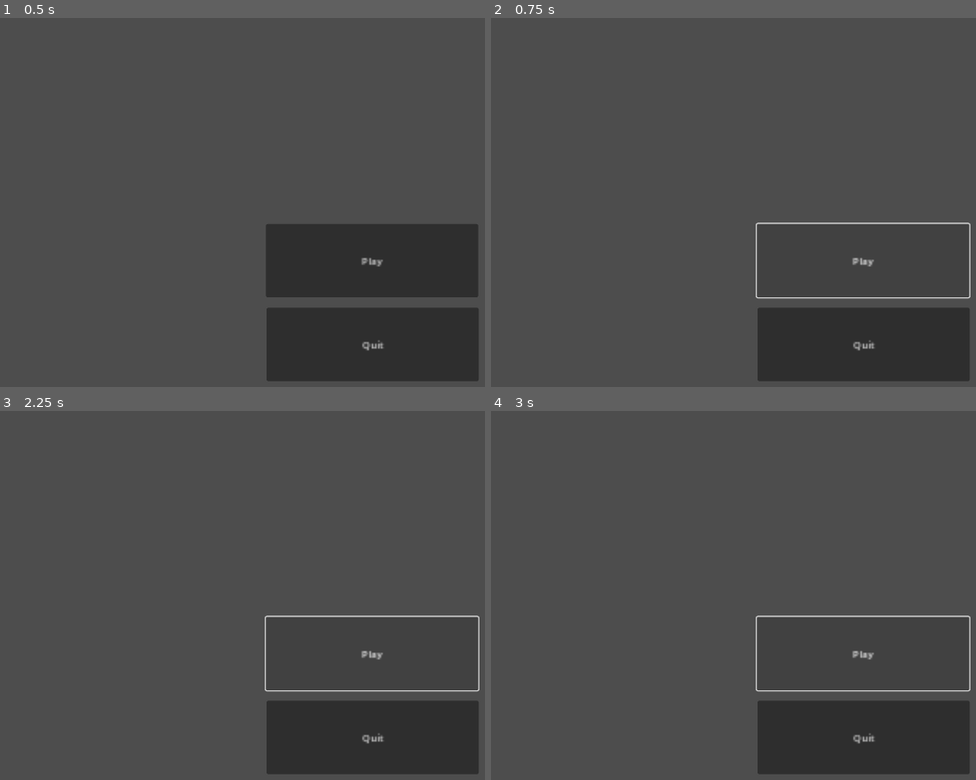
Above: before the commit, frames 1-4 (two rows, left to right).
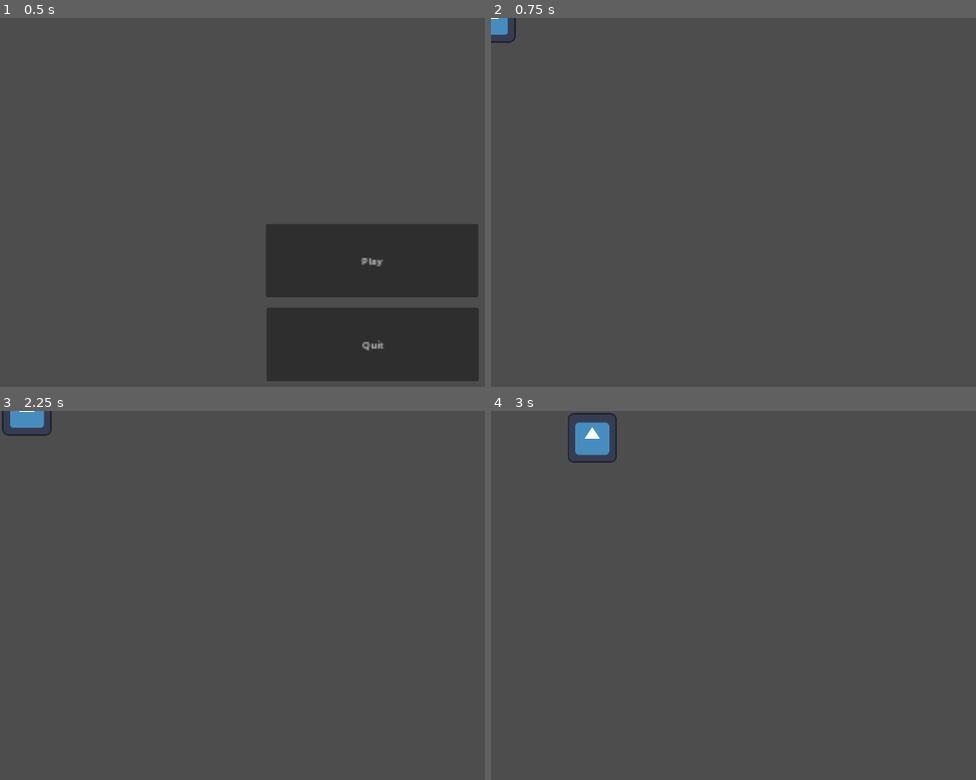
Above: after the commit, the same moments.

Repository: HuskyGameDev/2024s-team8
Game: Godot game, scene res://Scenes/main.tscn
Same seed, same stepped clock (60 frames per second), same inputs: the game is played once before the commit and once after it. The engine's default icon, where the game draws it, is replaced by a stand-in: a white triangle on a blue panel in a dark square.
Inputs (mouse positions are in pixels of both pictures, inside the frame that each line leads up to):
- Up to frame 1 (0.5 s): no input
- Up to frame 2 (0.75 s): click "Play" at 0.5 s
- Up to frame 3 (2.25 s): click (373, 654) at 1.25 s, where only the run before the commit has a clickable "Play"; tap Enter at 2 s; hold D (RIGHT) from 2.03 s (still down); hold F (INTERACT) from 2.03 s (still down)
- Up to frame 4 (3 s): release D (RIGHT) at 2.78 s; release F (INTERACT) at 2.78 s; hold S (DOWN) from 2.78 s (still down); tap F (INTERACT) at 2.85 s

Frame 1 is identical in both runs. In frame 2, 9.3% of the frame differs, in the area x 0-99%, y 0-99%; in frame 3, 9.6%; in frame 4, 10%, in the area x 15-99%, y 0-99%.

Commit message:
Implemented Pause Menu [Iteration 1]
I have implemented a pause menu for the game.
- Press [ESC] to open
- Press [ESC] when it's open to close it
- Press Resume to close it
- Press Quit to close the game

Character no longer reads movement inputs while pause menu is up, and begins reading it again once the menu is closed.

[A rough merge occurred due to missing several pulls, possible issues may come up later, but I believed I fixed the conflicts.]

Diff:
--- a/Button.gd
+++ b/Button.gd
@@ -1,11 +1,9 @@
 extends Button
-
 
 # Called when the node enters the scene tree for the first time.
 func _ready():
 	pass # Replace with function body.
 
-
 # Called every frame. 'delta' is the elapsed time since the previous frame.
-func _process(delta):
+func _process(_delta):
 	pass
--- a/Inventory/Interaction/InteractionArea.gd
+++ b/Inventory/Interaction/InteractionArea.gd
@@ -8,11 +8,11 @@
 
 
 
-func _on_body_entered(body):
+func _on_body_entered(_body):
 	InteractionManager.register_area(self)
 	pass # Replace with function body.
 
 
-func _on_body_exited(body):
+func _on_body_exited(_body):
 	InteractionManager.unregister_area(self)
 	pass # Replace with function body.
--- a/Inventory/Interaction/InteractionManager.gd
+++ b/Inventory/Interaction/InteractionManager.gd
@@ -19,7 +19,7 @@
 		active_areas.remove_at(index)
 
 
-func _process(delta):
+func _process(_delta):
 	if active_areas.size() > 0 && can_interact:
 		active_areas.sort_custom(_sort_by_distance_to_player)
 		label.text = base_text + active_areas[0].action_name
--- a/Scenes/hallway_1.tscn
+++ b/Scenes/hallway_1.tscn
@@ -1,3 +1,7 @@
-[gd_scene format=3 uid="uid://cqdd60m4t5g3o"]
+[gd_scene load_steps=2 format=3 uid="uid://cqdd60m4t5g3o"]
+
+[ext_resource type="PackedScene" uid="uid://ckvleqm7iw707" path="res://Scenes/player.tscn" id="1_0xuvl"]
 
 [node name="Hallway_1" type="Node2D"]
+
+[node name="Player" parent="." instance=ExtResource("1_0xuvl")]
--- /dev/null
+++ b/Scenes/pauseMenu.tscn
@@ -0,0 +1,46 @@
+[gd_scene load_steps=3 format=3 uid="uid://bba3405jkew8f"]
+
+[ext_resource type="Script" path="res://pauseMenu.gd" id="1_xoyjt"]
+
+[sub_resource type="CanvasTexture" id="CanvasTexture_py5ue"]
+
+[node name="Pause Screen" type="Control"]
+top_level = true
+layout_mode = 3
+anchors_preset = 15
+anchor_right = 1.0
+anchor_bottom = 1.0
+grow_horizontal = 2
+grow_vertical = 2
+script = ExtResource("1_xoyjt")
+
+[node name="Background" type="TextureRect" parent="."]
+self_modulate = Color(0.0627451, 0.0627451, 0.0627451, 0.431373)
+top_level = true
+layout_mode = 0
+offset_right = 1920.0
+offset_bottom = 1080.0
+texture = SubResource("CanvasTexture_py5ue")
+
+[node name="Resume" type="Button" parent="."]
+top_level = true
+layout_mode = 0
+offset_left = 704.0
+offset_top = 352.0
+offset_right = 1216.0
+offset_bottom = 535.0
+text = "Resume
+"
+
+[node name="Quit" type="Button" parent="."]
+top_level = true
+layout_mode = 0
+offset_left = 705.0
+offset_top = 552.0
+offset_right = 1216.0
+offset_bottom = 736.0
+text = "Quit"
+
+[connection signal="pressed" from="Resume" to="." method="_on_resume_pressed"]
+[connection signal="pressed" from="Quit" to="." method="_on_quit_pressed"]
+[connection signal="pressed" from="Quit" to="Quit" method="_on_pressed"]
--- a/Scenes/player.tscn
+++ b/Scenes/player.tscn
@@ -1,6 +1,7 @@
-[gd_scene load_steps=24 format=3 uid="uid://ckvleqm7iw707"]
+[gd_scene load_steps=25 format=3 uid="uid://ckvleqm7iw707"]
 
 [ext_resource type="Script" path="res://player.gd" id="1_8m3b3"]
+[ext_resource type="PackedScene" uid="uid://bba3405jkew8f" path="res://Scenes/pauseMenu.tscn" id="2_2bll6"]
 [ext_resource type="Texture2D" uid="uid://bfdqjo7cdi28q" path="res://Assets/char_walk_backward_placeholder.png" id="2_ci2mg"]
 [ext_resource type="Texture2D" uid="uid://df7sioa61r3cy" path="res://Assets/char_walk_forward_placeholder_sheet.png" id="3_lu1e3"]
 [ext_resource type="Texture2D" uid="uid://b3lg2sjsxpx1d" path="res://Assets/char_walk_left_placeholder_sheet.png" id="4_pfa0j"]
@@ -147,6 +148,7 @@
 [node name="Player" type="CharacterBody2D"]
 position = Vector2(3, 2)
 script = ExtResource("1_8m3b3")
+pauseMenu = ExtResource("2_2bll6")
 
 [node name="AnimatedSprite2D" type="AnimatedSprite2D" parent="."]
 sprite_frames = SubResource("SpriteFrames_wniiu")
@@ -158,3 +160,5 @@
 
 [node name="Camera2D" type="Camera2D" parent="."]
 zoom = Vector2(3, 3)
+
+[node name="CanvasLayer" type="CanvasLayer" parent="."]
--- /dev/null
+++ b/defunct_player.tscn
@@ -0,0 +1,30 @@
+[gd_scene load_steps=6 format=3 uid="uid://ckvleqm7iw707"]
+
+[ext_resource type="Script" path="res://player.gd" id="1_8m3b3"]
+[ext_resource type="Texture2D" uid="uid://mvetj5pcsap" path="res://icon.svg" id="1_x5eft"]
+[ext_resource type="PackedScene" uid="uid://bba3405jkew8f" path="res://pauseMenu.tscn" id="2_mhtij"]
+
+[sub_resource type="SpriteFrames" id="SpriteFrames_hxv3a"]
+animations = [{
+"frames": [{
+"duration": 1.0,
+"texture": ExtResource("1_x5eft")
+}],
+"loop": true,
+"name": &"default",
+"speed": 5.0
+}]
+
+[sub_resource type="RectangleShape2D" id="RectangleShape2D_dtjk7"]
+size = Vector2(128, 128)
+
+[node name="Player" type="CharacterBody2D"]
+script = ExtResource("1_8m3b3")
+pauseMenu = ExtResource("2_mhtij")
+metadata/_edit_group_ = true
+
+[node name="AnimatedSprite2D" type="AnimatedSprite2D" parent="."]
+sprite_frames = SubResource("SpriteFrames_hxv3a")
+
+[node name="CollisionShape2D" type="CollisionShape2D" parent="."]
+shape = SubResource("RectangleShape2D_dtjk7")
--- a/main.gd
+++ b/main.gd
@@ -1,9 +1,7 @@
 extends Node2D
 
-
-
 func _on_play_pressed():
-	get_tree().change_scene_to_file("res://Practicing.tscn")
+	get_tree().change_scene_to_file("res://Scenes/hallway_1.tscn")
 
 func _on_quit_pressed():
 	get_tree().quit()
--- /dev/null
+++ b/pauseMenu.gd
@@ -0,0 +1,11 @@
+extends Control
+
+func _on_resume_pressed():
+	queue_free()
+
+func _on_quit_pressed():
+	get_tree().quit()
+
+func _process(_delta):
+	if Input.is_action_just_pressed("MENU"):
+		_on_resume_pressed()
--- a/player.gd
+++ b/player.gd
@@ -1,40 +1,51 @@
 extends CharacterBody2D
 
 @export var playerSpeed = 350
+@onready var animation = get_node("AnimatedSprite2D")
+@export var pauseMenu: PackedScene
+
 var screen_size
-@onready var animation = get_node("AnimatedSprite2D")
-
+var hasAttention = true
 var HasCrowbar = false
+var pause
 
 # Called when the node enters the scene tree for the first time.
 func _ready():
 	screen_size = get_viewport_rect().size
 
+func _swap_attention():
+	hasAttention = !hasAttention
 
 # Called every frame. 'delta' is the elapsed time since the previous frame.
 func _process(delta):
-	var velocity = Vector2.ZERO # The Player's movement vector
-	if Input.is_action_just_pressed("MENU"):
-		get_tree().quit()
-	if Input.is_action_pressed("RIGHT"):
-		velocity.x += 1
-		if velocity.x == 1:
-			animation.play("Walk_Right")
-	if Input.is_action_pressed("LEFT"):
-		velocity.x -= 1
-		if velocity.x == -1:
-			animation.play("Walk_Left")
-	if Input.is_action_pressed("DOWN"):
-		velocity.y += 1
-		if velocity.y == 1:
-			animation.play("Walk_Backward")
-	if Input.is_action_pressed("UP"):
-		velocity.y -= 1
-		if velocity.y == -1:
-			animation.play("Walk_Forward")
+	velocity = Vector2.ZERO
+	if hasAttention:
+		if Input.is_action_just_pressed("MENU"):
+			pause = pauseMenu.instantiate()
+			$CanvasLayer.add_child(pause)
+			pause.tree_exited.connect(_swap_attention)
+			_swap_attention()
+		if Input.is_action_pressed("RIGHT"):
+			velocity.x += 1
+			if velocity.x == 1:
+				animation.play("Walk_Right")
+		if Input.is_action_pressed("LEFT"):
+			velocity.x -= 1
+			if velocity.x == -1:
+				animation.play("Walk_Left")
+		if Input.is_action_pressed("DOWN"):
+			velocity.y += 1
+			if velocity.y == 1:
+				animation.play("Walk_Backward")
+		if Input.is_action_pressed("UP"):
+			velocity.y -= 1
+			if velocity.y == -1:
+				animation.play("Walk_Forward")
+
 	if velocity.y == 0 and velocity.x == 0:
 		animation.stop()
 	#print(velocity.y)
+
 	if velocity.length() > 0:
 		velocity = velocity.normalized() * playerSpeed
 	else:
